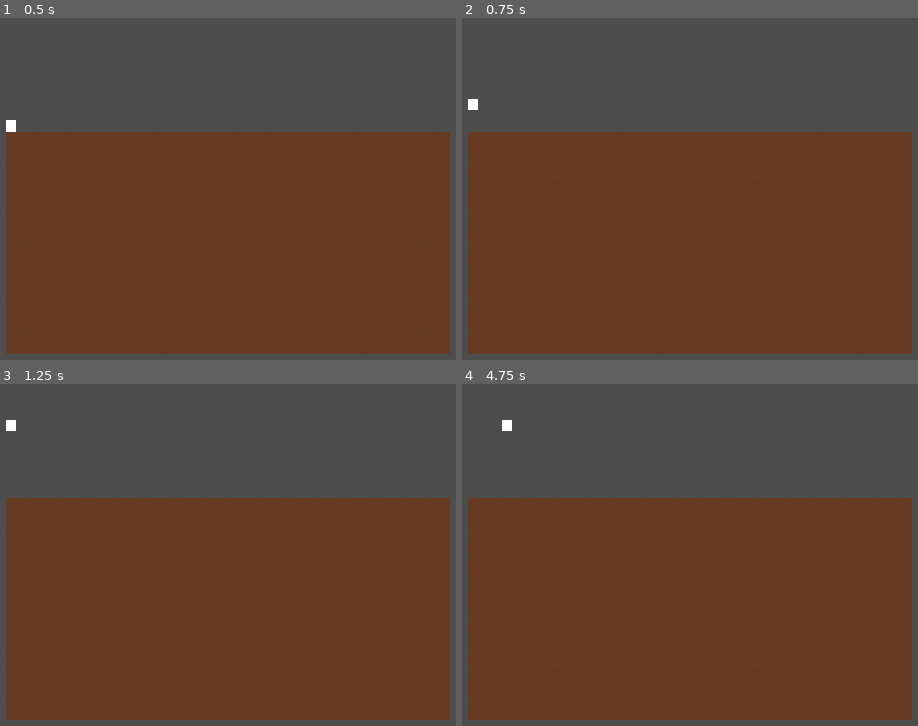
Above: before the commit, frames 1-4 (two rows, left to right).
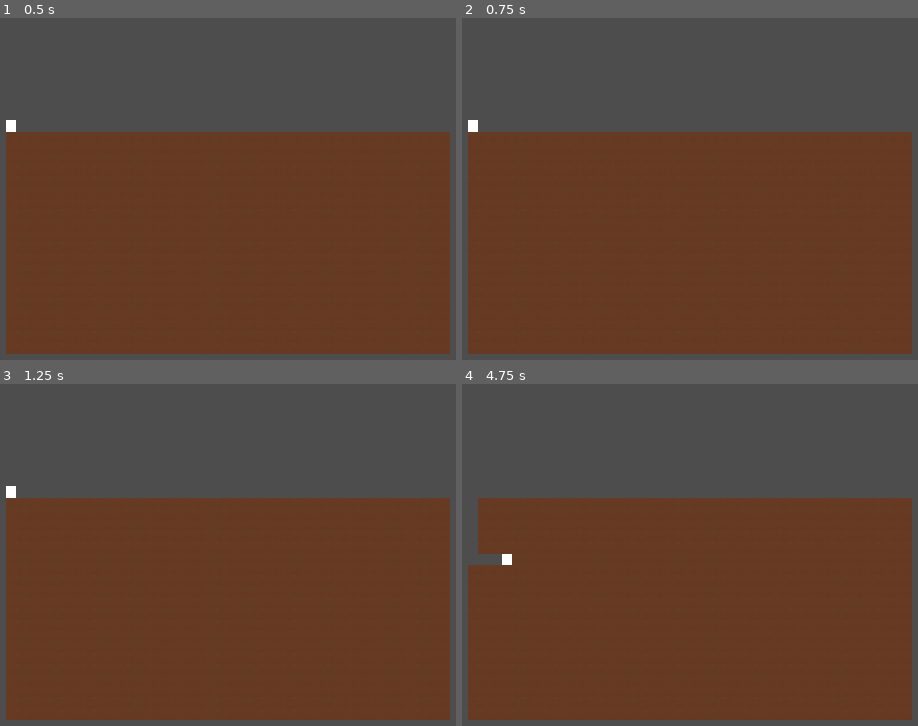
Above: after the commit, the same moments.

Repository: NxtCreator/Entrenched
Game: Godot game, scene res://scenes/main.tscn
The game is run twice, just before and just after one commit, with the same random seed, the same clock (stepped at 60 frames per second) and the same inputs.
Inputs (mouse positions are in pixels of both pictures, inside the frame that each line leads up to):
- Up to frame 1 (0.5 s): no input
- Up to frame 2 (0.75 s): tap Enter at 0.5 s; move the mouse to (648, 332) at 0.52 s; hold Up (ui_up) from 0.53 s (still down); tap Alt at 0.6 s; click (648, 332) at 0.67 s
- Up to frame 3 (1.25 s): keep holding Up (ui_up)
- Up to frame 4 (4.75 s): tap Space at 1.25, 2.75, 4.25 s; move the mouse to (outside the picture) at 1.27 s; tap Shift at 1.35, 2.85, 4.35 s; tap Enter at 2, 3.5 s; move the mouse to (outside the picture) at 2.02 s; release Up (ui_up) at 2.03 s; hold Left (ui_left) 2.03-3.53 s; tap Alt at 2.1, 3.6 s; move the mouse to (731, 609) at 2.77 s; click (731, 609) at 2.92 s; move the mouse to (571, 496) at 3.52 s; hold Down (ui_down) 3.53-4.28 s; move the mouse to (867, 585) at 4.27 s; hold Right (ui_right) from 4.28 s (still down)

Frame 1 is identical in both runs. In frame 2, 0.1% of the frame differs, in the area x 1-4%, y 23-34%; in frame 3, 0.1%; in frame 4, 0.7%, in the area x 1-11%, y 10-53%.

Commit message:
Block upward movement above the surface row with a TOP_ROW limit

Diff:
--- a/scripts/player.gd
+++ b/scripts/player.gd
@@ -4,6 +4,7 @@
 var cooldown := 0.0
 const MOVE_DELAY := 0.12
 var cell: Vector2i
+const TOP_ROW := -1
 
 func get_direction() -> Vector2i:
 	var direction = Vector2i.ZERO
@@ -40,7 +41,7 @@
 		var world_rect = ground.get_used_rect()
 		var right_edge = world_rect.position.x + world_rect.size.x - 1
 		var left_edge = world_rect.position.x
-		if target.x < left_edge or target.x > right_edge:
+		if target.x < left_edge or target.x > right_edge or target.y < TOP_ROW:
 			return
 
 		if ground.get_cell_source_id(target) != -1:
